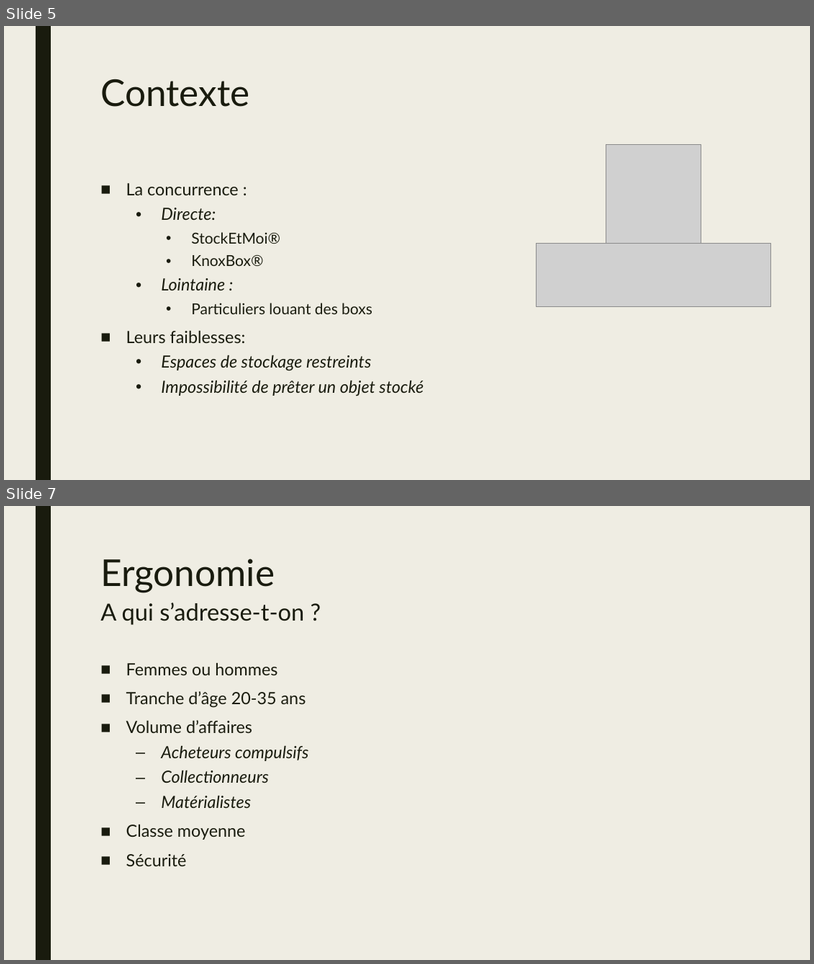
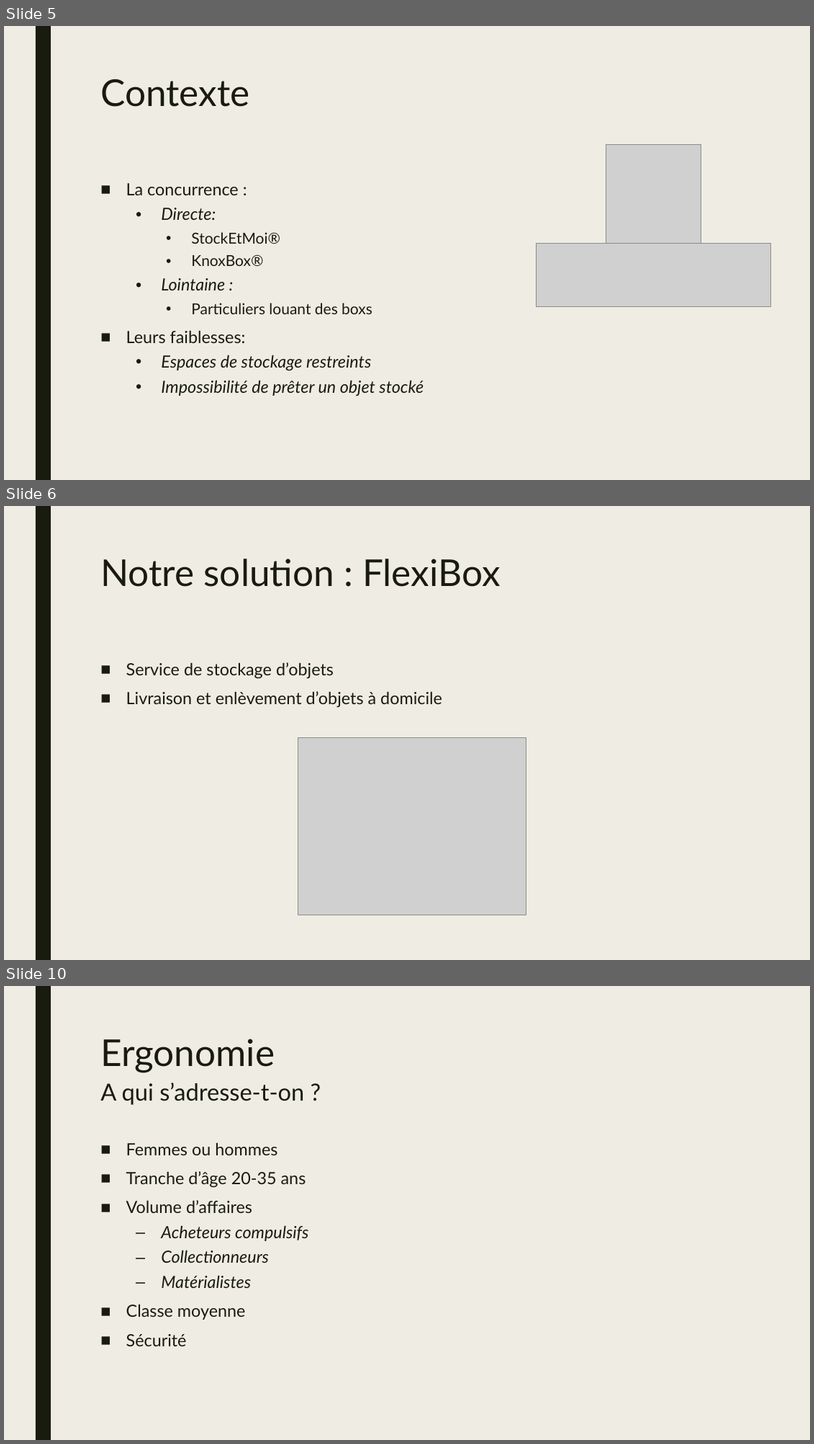
Before and after one commit to csorano/FlexiBox, a slide deck: Diaporama/Diaporama.pptx. Shown one above the other, each under a label of ours: slides 5 and 7 before the commit, slides 5, 6 and 10 after it; the slides between them are not shown. The pictures are 814x964 and 814x1444 pixels, drawn with LibreOffice and Linux fonts; fonts in the diff are those of the drawing; grey boxes stand for pictures. Boxes give left, top, right and bottom in pixels: in the first picture for what was removed or moved away, otherwise in the second. Text is boxed around its words. In the diff, an @@ line names an element or a change of style, - is before the commit and + after.

```diff
--- a/Diaporama/Diaporama.pptx
+++ b/Diaporama/Diaporama.pptx
@@ slide 6 added at box(4, 506, 810, 960), background #EFEDE3; not listed: 1 template element that a slide beside it also shows @@
@@ title added at box(100, 559, 500, 587), 44 pt, text #191B0E @@
+Notre solution : FlexiBox
@@ text added at box(126, 662, 442, 708), 20 pt, text #191B0E @@
+■ Service de stockage d’objets
+■ Livraison et enlèvement d’objets à domicile
@@ picture added at box(298, 737, 526, 914) @@
@@ what was slide 7 is now slide 10 @@
```
Also in this commit, not shown: 3 other slides added, 1 slide removed.
